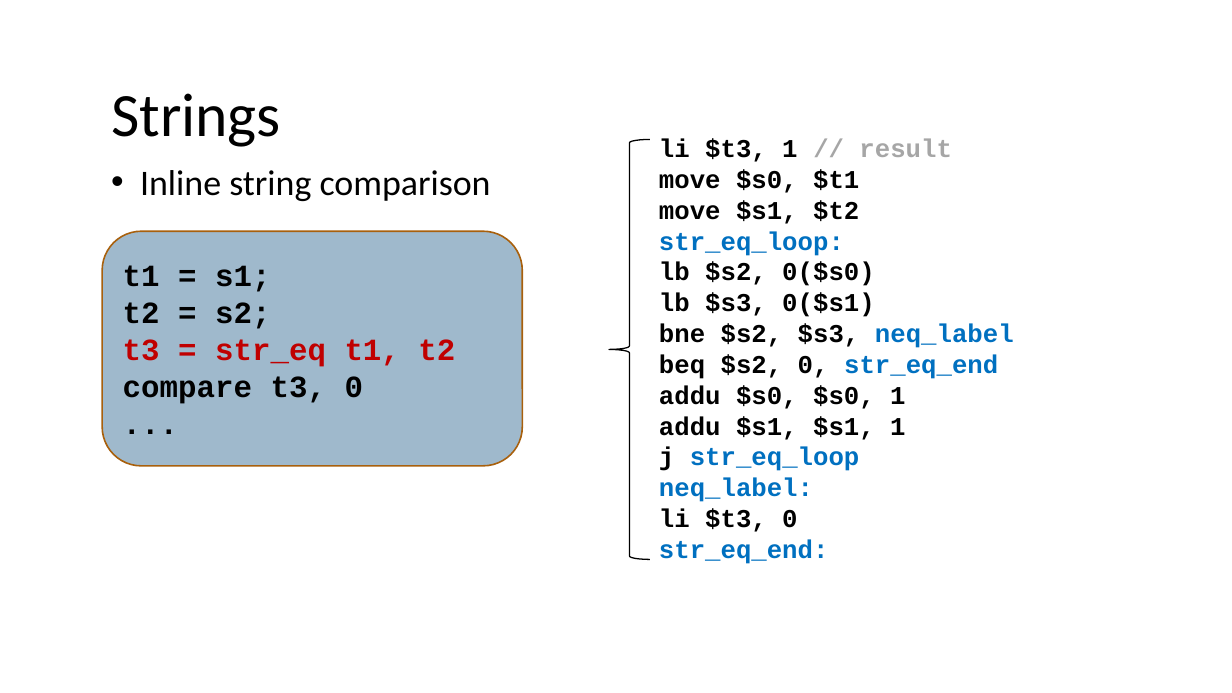
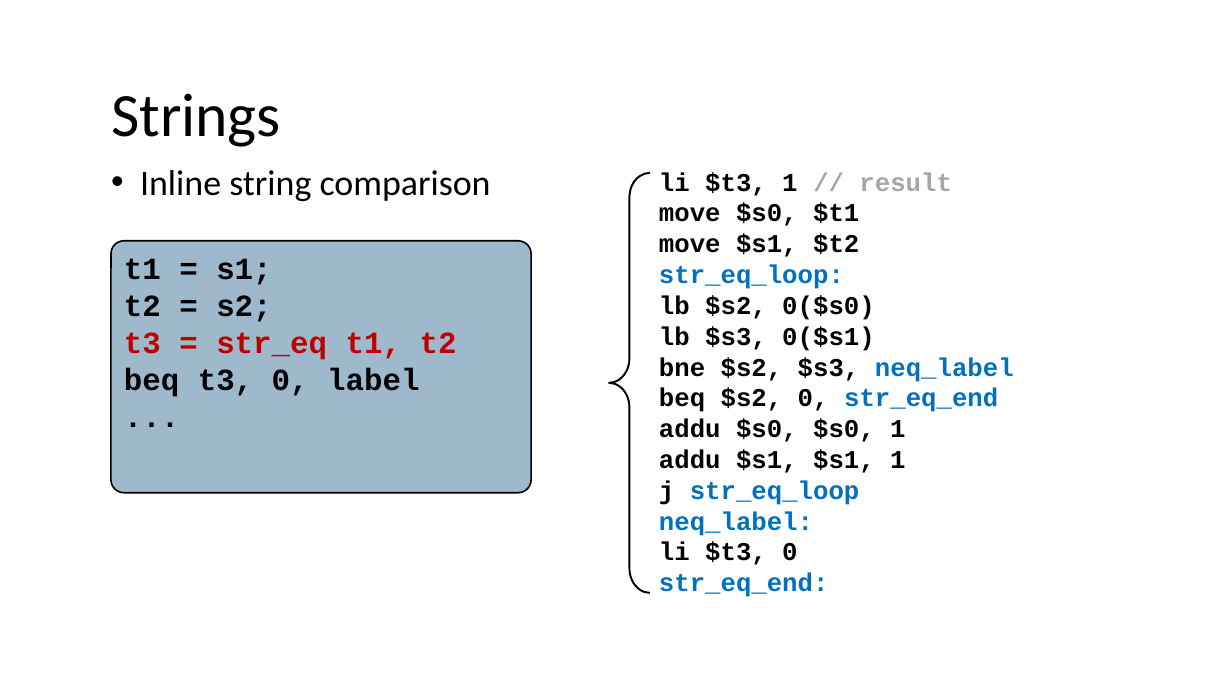
Before and after one commit to nivshani/compilation, a slide deck: slide 72 of slides/codegen.pptx (slide 70 before the commit). Drawn at 1232x693 pixels with LibreOffice and Linux fonts; fonts in the diff are those of the drawing. Boxes give left, top, right and bottom in pixels: in the first picture for what was removed or moved away, otherwise in the second. Text is boxed around its words. In the diff, an @@ line names an element or a change of style, - is before the commit and + after.

```diff
--- a/slides/codegen.pptx
+++ b/slides/codegen.pptx
@@ text "li $t3, 1 // result": place and size @@
-text "li $t3, 1 // result" at <box>659,138,1014,564</box>
+text "li $t3, 1 // result" at <box>659,172,1014,597</box>
@@ left brace: place and size @@
-left brace at <box>609,140,650,560</box>
+left brace at <box>609,173,650,593</box>
@@ left brace at <box>609,173,650,593</box>: outline #000000 1 pt to #000000 1.5 pt; proportions changed @@
@@ rounded rectangle "t1 = s1;": place and size @@
-rounded rectangle "t1 = s1;" at <box>103,231,523,466</box>
+rounded rectangle "t1 = s1;" at <box>111,241,531,494</box>
@@ rounded rectangle "t1 = s1;" at <box>111,241,531,494</box>: vertical alignment middle to top; outline #A9610D 1.25 pt to #000000 1.25 pt; proportions changed @@
@@ text in rounded rectangle at <box>124,368,419,397</box>: text changed @@
-compare t3, 0
+beq t3, 0, label
```
Also in this commit, not shown: 8 other slides changed, 2 slides added, 6 slides removed, 1 other file.
